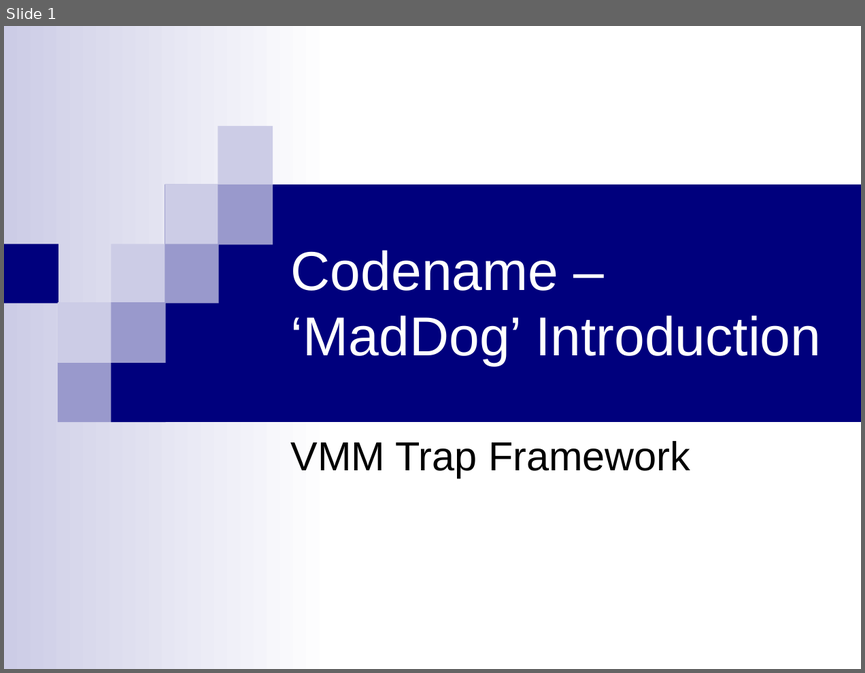
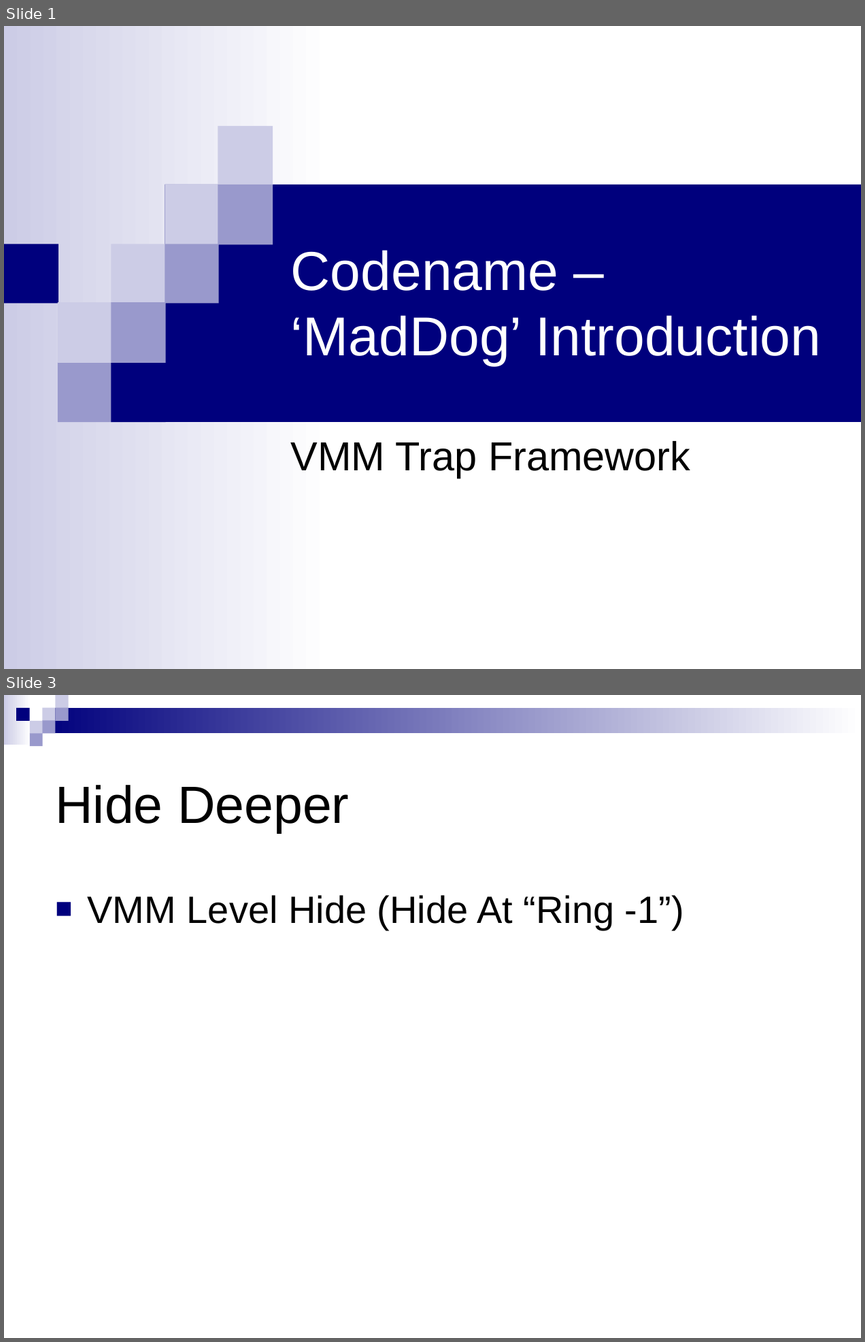
Before and after one commit to xdel/bluepillstudy, a slide deck: Framework/MadDog/doc/MadDog Project.ppt. Shown one above the other, each under a label of ours: slide 1 before the commit, slides 1 and 3 after it; the slides between them are not shown. The pictures are 865x673 and 865x1342 pixels, drawn with LibreOffice and Linux fonts; fonts in the diff are those of the drawing. Boxes give left, top, right and bottom in pixels: in the first picture for what was removed or moved away, otherwise in the second. Text is boxed around its words. In the diff, an @@ line names an element or a change of style, - is before the commit and + after.

```diff
--- a/Framework/MadDog/doc/MadDog Project.ppt
+++ b/Framework/MadDog/doc/MadDog Project.ppt
@@ slide 3 added at <box>4,695,861,1338</box>, background #FFFFFF @@
@@ group added at <box>4,695,861,747</box>: 9 rectangles @@
@@ title added at <box>55,785,349,833</box>, 44 pt, text #000000 @@
+Hide Deeper
@@ text added at <box>88,895,684,930</box>, 32 pt, text #000000 @@
+■ VMM Level Hide (Hide At “Ring -1”)
```
Also in this commit, not shown: 4 other slides added, 3 other files.
